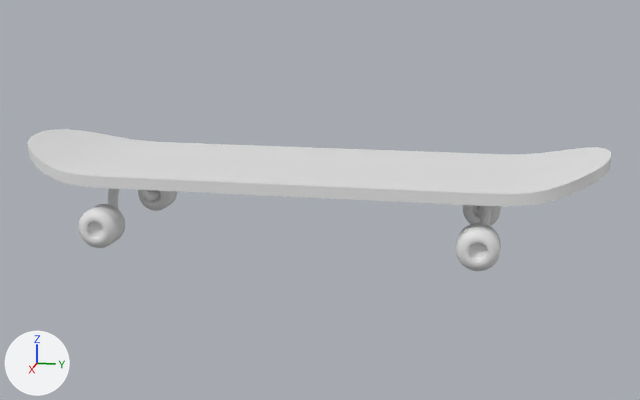
Renders of the glTF model assets/models/board.glb from each side of a commit.
One viewpoint serves both versions: a 50 mm lens placed at (9.15, 1.97, 2.69), pointed at (0.0, 0.14, 0.4). The lights are fixed; the arrows at lower left show +X, +Y and +Z. Where no turn or scale is listed for an object, it has been applied to the vertices. Vertices at the same position are counted once.

The older version as bpy lines, for what is in view:
```python
me_cylinder_026 = bpy.data.meshes.new('Cylinder.026')
me_cylinder_026.from_pydata(...)  # 2964 vertices, 5768 faces; spans x -1.0..1.0, y -0.47..5.74, z 0.01..1.04
me_cylinder_028 = bpy.data.meshes.new('Cylinder.028')
me_cylinder_028.from_pydata(...)  # 704 vertices, 1404 faces; spans x -0.175..0.175, y -0.209..0.209, z -0.209..0.209
me_cylinder_029 = bpy.data.meshes.new('Cylinder.029')
me_cylinder_029.from_pydata(...)  # 704 vertices, 1404 faces; spans x -0.175..0.175, y -0.21..0.21, z -0.21..0.21
ob_board = bpy.data.objects.new('board', me_cylinder_026)
ob_board.location = (0.0, -2.632, 0.0)
ob_wheel_lb = bpy.data.objects.new('wheel_lb', me_cylinder_028)
ob_wheel_lb.location = (0.826, 1.852, 0.22)
ob_wheel_rb = bpy.data.objects.new('wheel_rb', me_cylinder_029)
ob_wheel_rb.location = (-0.756, 1.852, 0.22)
```
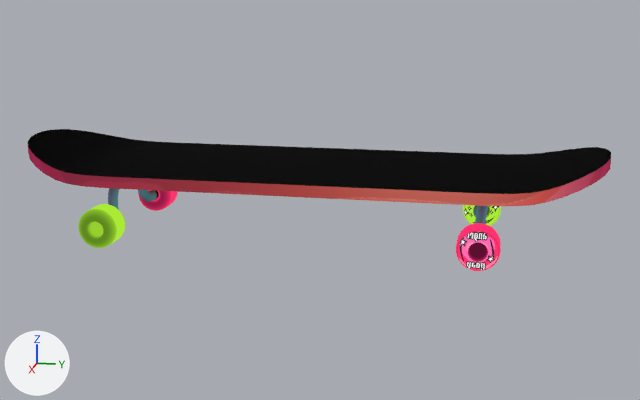
Where the newer file only moved an object's origin or applied its transform, the numbers keep the older frame.

The change, as a diff of the scene's bpy script:
```diff
--- a/assets/models/board.glb.py
+++ b/assets/models/board.glb.py
@@ img_wood @@
+img_wood = load_image('wood', '_unpacked/wood', 2048, 2048, 'sRGB')
@@ mat_material_003 @@
+mat_material_003 = bpy.data.materials.new('Material.003')
+# colours: black #000000
+# uses the picture img_wood
@@ me_cylinder_026 @@
 me_cylinder_026.from_pydata(...)  # 2964 vertices, 5768 faces; spans x -1.0..1.0, y -0.47..5.74, z 0.01..1.04
 # used by ob_board; location = (0.0, -2.632, 0.0)
+# me_cylinder_026 part 1: 282 vertices moved from x -0.69..0.72, y 4.43..4.6, z 0.16..0.63 to x -0.69..0.72, y 4.4..4.56, z 0.16..0.63; 284 vertices removed from x -0.69..0.72, y 4.25..4.64, z 0.16..0.68; 284 vertices added at x -0.69..0.72, y 4.21..4.6, z 0.16..0.68
+# me_cylinder_026 part 2: 4868 faces spanning x -1.0..1.0, y -0.47..5.74, z 0.01..1.04 switch from no material to mat_material_003
@@ me_cylinder_028 @@
 me_cylinder_028.from_pydata(...)  # 704 vertices, 1404 faces; spans x -0.175..0.175, y -0.209..0.209, z -0.209..0.209
 # used by ob_wheel_lb; location = (0.826, 1.852, 0.22)
+# me_cylinder_028 part 3: the whole mesh is multiplied about its middle by the matrix ((-1.0, 0.0, 0.0), (0.0, 0.64, 0.768), (0.0, -0.768, 0.64))
+me_cylinder_028.materials.append(mat_material_003)
@@ me_cylinder_029 @@
 me_cylinder_029.from_pydata(...)  # 704 vertices, 1404 faces; spans x -0.175..0.175, y -0.21..0.21, z -0.21..0.21
+me_cylinder_029.materials.append(mat_material_003)
```

What differs and where, as boxes (x1, y1, x2, y2) in the pictures (640 x 400 px; the box of a moved part takes in the faces that stretch with it):
'wheel_rb', recoloured (grey to green): (463, 205, 501, 226) in both
part 1 of me_cylinder_026, moved or reshaped: before (477, 206, 492, 225); after (473, 206, 488, 224)
part 2 of me_cylinder_026, recoloured (white to black): (28, 129, 611, 248) in both
part 3 of me_cylinder_028, moved or reshaped: (456, 223, 501, 271) in both
